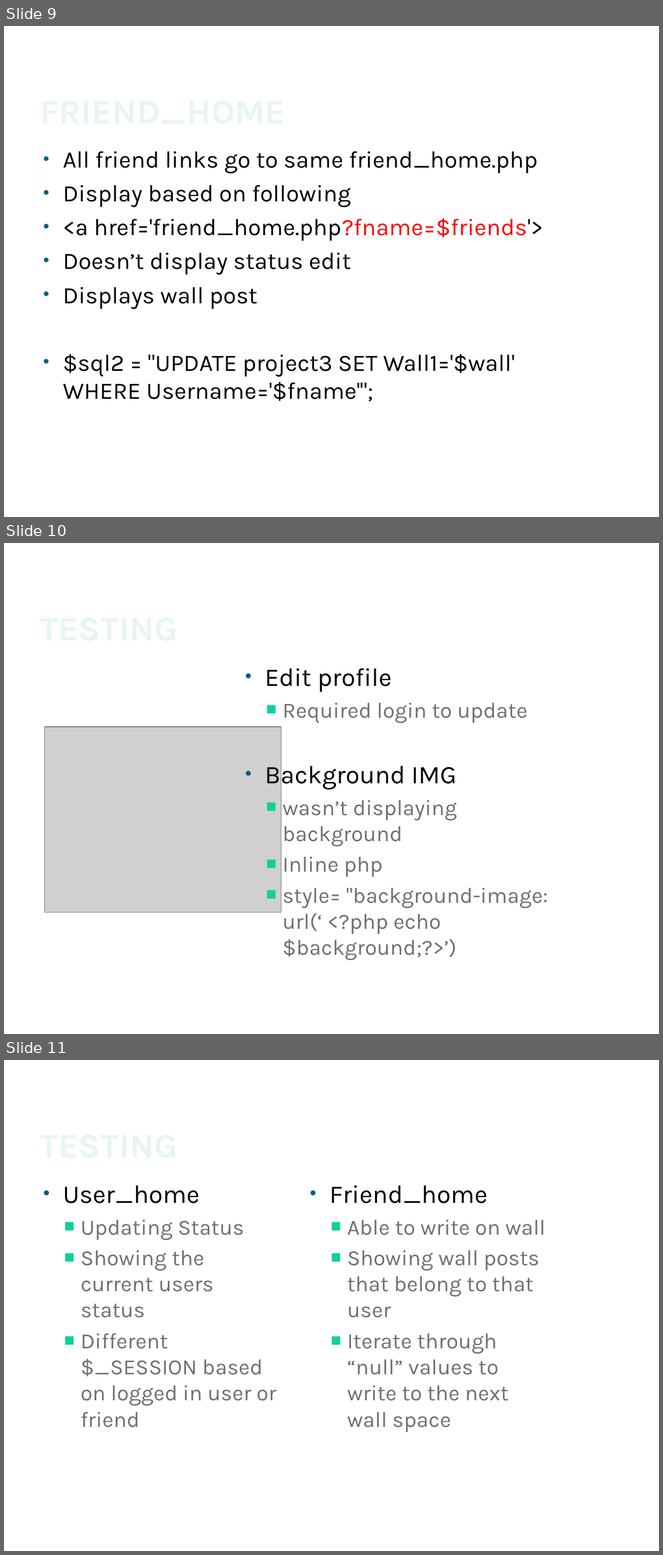
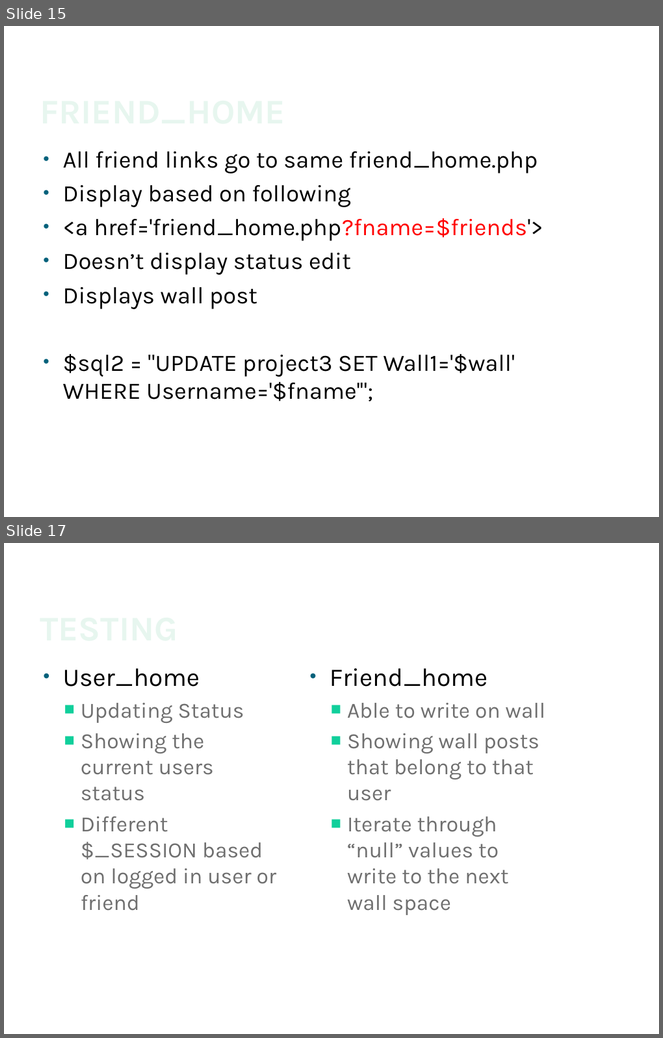
Before and after one commit to JaySao/FaceSpace, a slide deck: Facespace.pptx. Shown one above the other, each under a label of ours: slides 9, 10 and 11 before the commit, slides 15 and 17 after it; the slides between them are not shown. The pictures are 663x1555 and 663x1038 pixels, drawn with LibreOffice and Linux fonts; fonts in the diff are those of the drawing; grey boxes stand for pictures; background and template pictures are left out. Boxes give left, top, right and bottom in pixels: in the first picture for what was removed or moved away, otherwise in the second. Text is boxed around its words. In the diff, an @@ line names an element or a change of style, - is before the commit and + after.

```diff
--- a/Facespace.pptx
+++ b/Facespace.pptx
@@ slide 10 removed at (x1=4, y1=543, x2=659, y2=1034), background #FFFFFF @@
@@ title removed at (x1=36, y1=566, x2=556, y2=648) @@
-TESTING
@@ text removed at (x1=265, y1=668, x2=548, y2=960) @@
-• Edit profile
-  ■ Required login to update
-• Background IMG
-  ■ wasn’t displaying background
-  ■ Inline php
-  ■ style= "background-image: url(‘ <?php echo $background;?>’)
@@ picture removed at (x1=44, y1=727, x2=280, y2=913) @@
@@ what was slide 9 is now slide 15 @@
@@ what was slide 11 is now slide 17 @@
```
Also in this commit, not shown: 3 slides changed, 10 slides added, 1 other slide removed, 2 other files.
